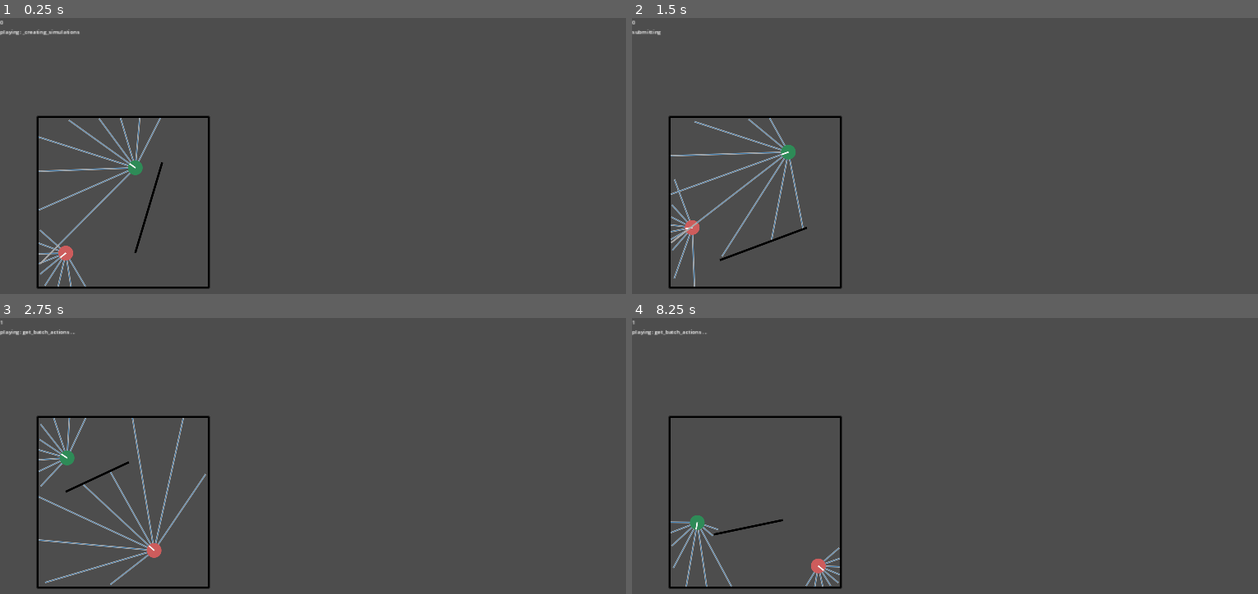
Above: before the commit, frames 1-4 (two rows, left to right).
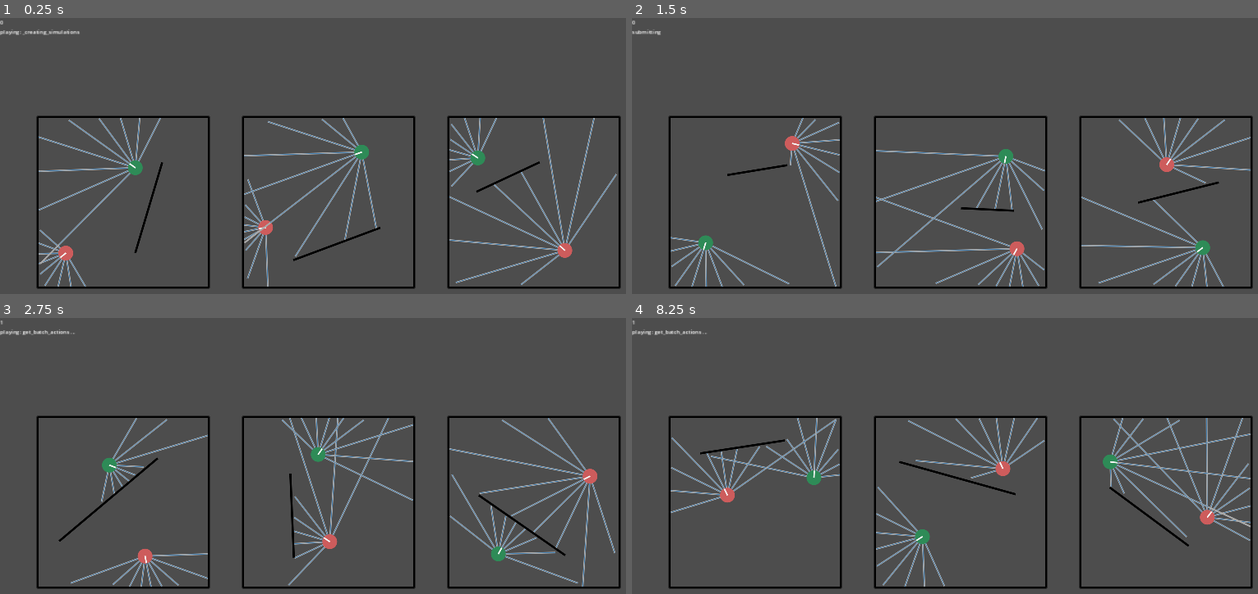
Above: after the commit, the same moments.

Repository: stokatyan/godot-ai
Game: Godot game, scene res://FindCoinGame/FCGEnv.tscn
The game is run twice, just before and just after one commit, with the same random seed, the same clock (stepped at 60 frames per second) and the same inputs.
Inputs:
- Up to frame 1 (0.25 s): no input
- Up to frame 2 (1.5 s): tap Enter at 0.5 s; hold D 0.53-1.28 s; hold Enter 0.53-1.28 s; tap Space at 1.25 s; hold S from 1.28 s (still down); tap 2 at 1.35 s
- Up to frame 3 (2.75 s): tap Enter at 2 s; release S at 2.03 s; hold D from 2.03 s (still down); tap 3 at 2.1 s
- Up to frame 4 (8.25 s): tap Space at 2.75, 4.25 s; release D at 2.78 s; hold Up 2.78-3.53 s; tap O at 2.85 s; tap Enter at 3.5, 7.35 s; hold 7 3.53-4.28 s; hold A 3.53-5.03 s; tap 8 at 4.35 s; hold S 5.03-5.78 s; hold 9 5.03-5.78 s; hold D 5.78-6.53 s; tap 0 at 5.85 s; hold Up 6.53-7.28 s; hold Shift 6.53-7.28 s; hold D 7.28-8.03 s; hold S from 8.03 s (still down); tap 2 at 8.1 s

The runs differ from the first frame. In frame 1, 4.9% of the frame differs, in the area x 38-100%, y 35-99%; in frame 2, 7.5%; in frame 3, 7.5%, in the area x 6-100%, y 35-99%; in frame 4, 7.1%.
Error in both runs: Cannot call method 'poll' on a null value. (res://AI/AIServerTCP.gd:40)

Commit message:
reset obs history

Diff:
--- a/godot-ai-client/FindCoinGame/FCGEnv.gd
+++ b/godot-ai-client/FindCoinGame/FCGEnv.gd
@@ -87,10 +87,10 @@
 	return FCGSimulation.new() as FCGSimulation
 
 func get_simulation_count() -> int:
-	return 1
+	return 60
 
 func get_steps_in_round() -> int:
-	return 1
+	return 36
 
 func get_state_dim(_agent_name: String) -> int:
 	if _agent_name == _example_sim.get_agent_names()[0]:
--- a/godot-ai-client/FindCoinGame/FCGSimulation.gd
+++ b/godot-ai-client/FindCoinGame/FCGSimulation.gd
@@ -14,10 +14,10 @@
 var _actions_taken = 0
 
 var _agents_to_prev_actions = {}
-var _action_history_size = 0 #10
+var _action_history_size = 10
 
 var _agents_to_prev_observations= {}
-var _observation_history_size = 0 #10
+var _observation_history_size = 10
 
 var _wall_thickness: float = 5
 
@@ -196,6 +196,8 @@
 	return _agents[0]._position.distance_to(_agents[1]._position) < _agents[0]._radius + _agents[1]._radius
 
 func apply_action(agent_index: int, action_vector: Array[float], callback):
+	if agent_index != 0:
+		return
 	var agent = _agents[agent_index]
 	var motion_vector = Vector2(action_vector[0], action_vector[1]) * agent._radius
 	var transform: Transform2D = get_transform(agent._physics_body)
Not shown, changed: ai-server/ai_commands.py
